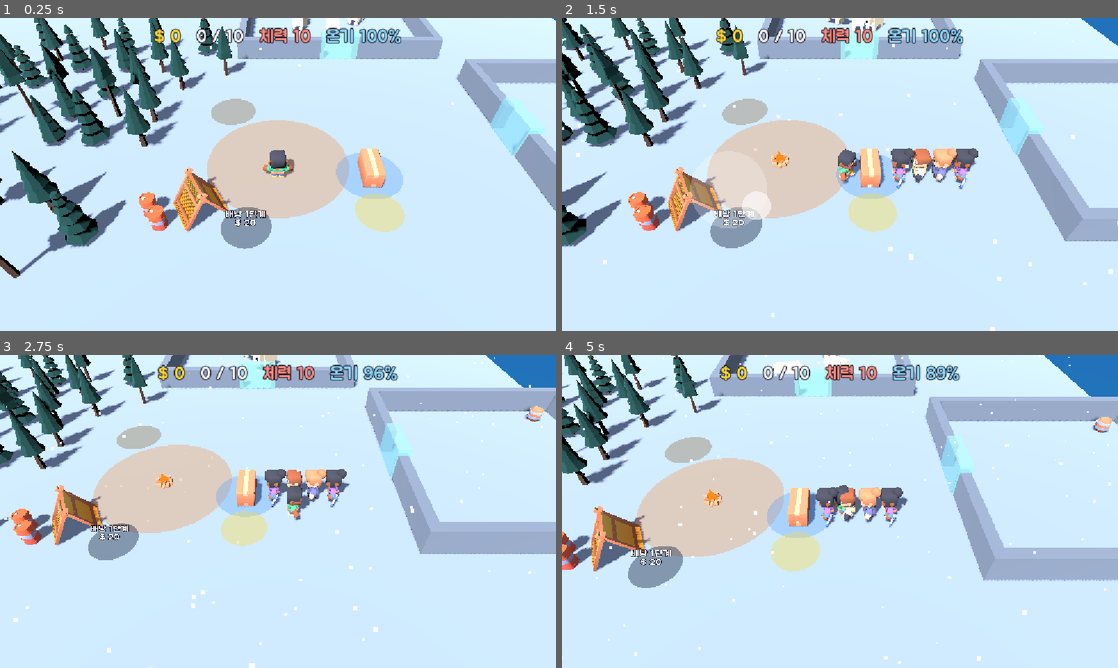
Above: before the commit, frames 1-4 (two rows, left to right).
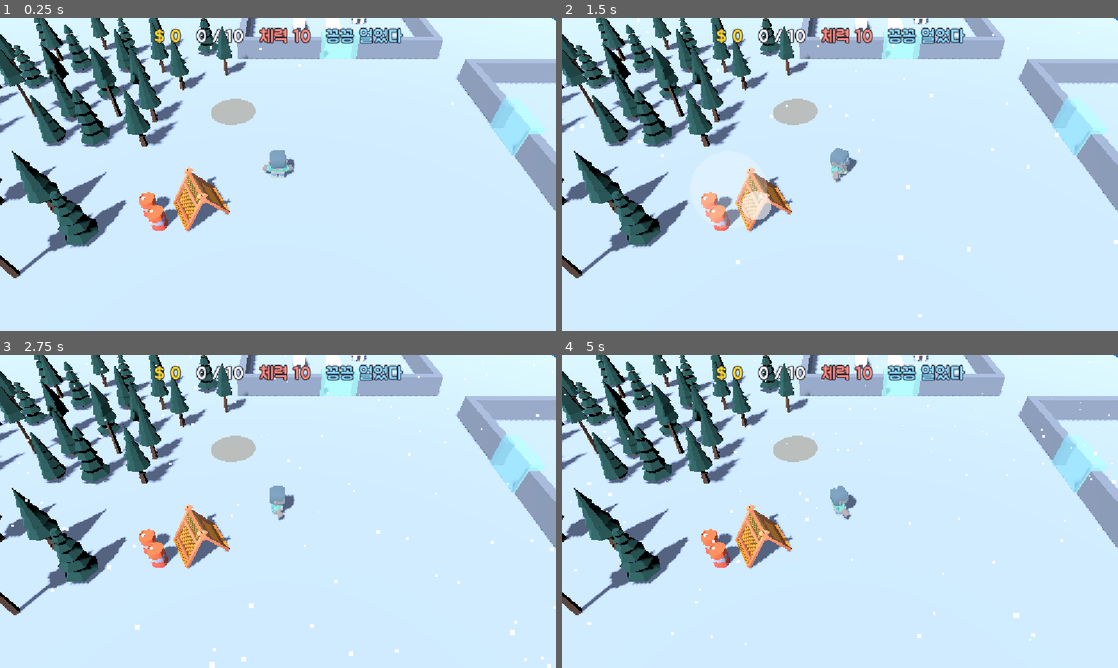
Above: after the commit, the same moments.

Repository: kimpro4214/FrostCamp
Game: Godot game, scene res://frost_camp/scenes/main.tscn
Two runs of this game, one before a commit and one after it. Both use one fixed random seed, a clock stepped at 60 frames per second and the inputs below.
Inputs (mouse positions are in pixels of both pictures, inside the frame that each line leads up to):
- Up to frame 1 (0.25 s): no input
- Up to frame 2 (1.5 s): move the mouse to (962, 158) at 0.52 s; hold D 0.53-1.25 s; click (962, 158) at 0.67 s; drag from (728, 190) to (812, 237) at 1.27 s
- Up to frame 3 (2.75 s): move the mouse to (333, 442) at 2.02 s; hold D from 2.03 s (still down)
- Up to frame 4 (5 s): release D at 2.75 s; drag from (812, 574) to (673, 464) at 2.77 s; move the mouse to (1006, 558) at 3.52 s; hold A 3.53-4.25 s; drag from (673, 464) to (756, 433) at 4.27 s

The runs differ from the first frame. In frame 1, 9.9% of the frame differs, in the area x 37-73%, y 0-74%; in frame 2, 36%; in frame 3, 37%; in frame 4, 38%, in the area x 0-100%, y 0-99%.
Error after the commit: Invalid access to property or key 'repair_pos' on a base object of type 'Dictionary'. (res://frost_camp/sim/frost_sim.gd:71)

Commit message:
feat: 프로스트 캠프 시설 체력과 돈 내고 수리 규칙 추가

Diff:
--- a/frost_camp/sim/frost_sim.gd
+++ b/frost_camp/sim/frost_sim.gd
@@ -10,6 +10,9 @@
 signal zone_purchased(id: String, level: int)
 signal worker_hired(index: int)
 signal cash_collected(stall_index: int, amount: int, agent: SimAgent)
+signal structure_hit(index: int, damage: int)
+signal structure_broken(index: int)
+signal structure_repaired(index: int)
 signal game_won
 
 var balance: Dictionary
@@ -28,6 +31,9 @@
 ## 벌목꾼이 쌓아 두고 운반꾼이 가져가는 원목 적치장
 var woodpile := 0
 var woodpile_pos: Vector2
+## 기지 시설들의 체력(판매대, 적치장). 판매대는 stall.structure로도 닿는다.
+var structures: Array[Structure] = []
+var woodpile_structure: Structure
 var worker_spawn: Vector2
 ## 쇄빙선이 정박한 곳(연출용)
 var ship_pos: Vector2
@@ -62,7 +68,9 @@
 	for s in layout.stalls:
 		var stall := Stall.new(s.item, _vec(s.pos), _vec(s.cash_pos), balance)
 		stall.unlock = s.get("unlock", "")
+		stall.structure = _add_structure("stall", stall.pos, _vec(s.repair_pos))
 		stalls.append(stall)
+	woodpile_structure = _add_structure("woodpile", woodpile_pos, _vec(layout.woodpile_repair))
 	for id in layout.zones:
 		zones.append(PurchaseZone.new(id, _vec(layout.zones[id]), balance.zones[id]))
 	for id in layout.heat:
@@ -105,6 +113,22 @@
 	return stall.unlock == "" or unlocked.has(stall.unlock)
 
 
+## 열려 있고 부서지지 않았으면 손님에게 팔고 물건을 받는다.
+func is_stall_working(stall: Stall) -> bool:
+	return is_stall_open(stall) and not stall.structure.is_broken()
+
+
+## 시설 하나에 피해를 준다. 부서지면 structure_broken이 나온다.
+func damage_structure(index: int, damage: int) -> void:
+	var structure := structures[index]
+	if structure.is_broken():
+		return
+	var broke := structure.take_hit(damage)
+	structure_hit.emit(index, damage)
+	if broke:
+		structure_broken.emit(index)
+
+
 ## 선행 조건을 모두 샀고 아직 최대 레벨이 아니면 살 수 있다.
 func is_zone_available(zone: PurchaseZone) -> bool:
 	if zone.is_maxed():
@@ -129,7 +153,7 @@
 	for tree in trees:
 		tree.tick(delta)
 	for stall in stalls:
-		if is_stall_open(stall):
+		if is_stall_working(stall):
 			stall.tick(delta)
 	_tick_unload(player, delta)
 	_tick_pile_take(player, delta)
@@ -157,7 +181,7 @@
 func _tick_unload(agent: SimAgent, delta: float) -> void:
 	var radius := float(balance.interact.stall_radius)
 	for stall in stalls:
-		if is_stall_open(stall) and agent.pos.distance_to(stall.pos) <= radius and agent.stack.items.has(stall.item):
+		if is_stall_working(stall) and agent.pos.distance_to(stall.pos) <= radius and agent.stack.items.has(stall.item):
 			agent.unload_timer += delta
 			if agent.unload_timer >= float(balance.stall.unload_interval):
 				agent.unload_timer = 0.0
@@ -186,7 +210,7 @@
 
 ## 적치장 근처에서 원목을 하나씩 내려놓는다(벌목꾼).
 func _tick_pile_drop(agent: SimAgent, delta: float) -> void:
-	if agent.pos.distance_to(woodpile_pos) > float(balance.interact.pile_radius) or not agent.stack.items.has("log"):
+	if woodpile_structure.is_broken() or agent.pos.distance_to(woodpile_pos) > float(balance.interact.pile_radius) or not agent.stack.items.has("log"):
 		agent.unload_timer = 0.0
 		return
 	agent.unload_timer += delta
@@ -198,7 +222,7 @@
 
 ## 적치장 근처에서 원목을 하나씩 집어 든다(운반꾼, 플레이어).
 func _tick_pile_take(agent: SimAgent, delta: float) -> void:
-	if agent.pos.distance_to(woodpile_pos) > float(balance.interact.pile_radius) or woodpile == 0 or agent.stack.free_space() == 0:
+	if woodpile_structure.is_broken() or agent.pos.distance_to(woodpile_pos) > float(balance.interact.pile_radius) or woodpile == 0 or agent.stack.free_space() == 0:
 		agent.pickup_timer = 0.0
 		return
 	agent.pickup_timer += delta
@@ -271,25 +295,36 @@
 			cash_collected.emit(i, amount, agent)
 
 
-## 존 위에 pay_delay만큼 서 있어야 돈이 들어가기 시작한다. 지나가다 밟으면 쓰지 않는다.
+## 구매 존과 부서진 시설의 수리 존에 돈을 넣는다.
 func _tick_purchase(agent: SimAgent, delta: float) -> void:
+	for zone in zones:
+		if is_zone_available(zone) and _pay_into(agent, zone, delta):
+			if zone.try_complete():
+				_apply_effect(zone.effect)
+				zone_purchased.emit(zone.id, zone.level)
+			return
+	for i in structures.size():
+		var structure := structures[i]
+		if structure.is_broken() and _pay_into(agent, structure.repair, delta):
+			if structure.try_finish_repair():
+				structure_repaired.emit(i)
+			return
+	agent.zone_wait_id = ""
+
+
+## 존 위에 서 있으면 true. pay_delay만큼 서 있어야 돈이 들어가기 시작한다(지나가다 밟으면 쓰지 않는다).
+func _pay_into(agent: SimAgent, zone: PurchaseZone, delta: float) -> bool:
 	var config: Dictionary = balance.purchase
-	for zone in zones:
-		if not is_zone_available(zone) or agent.pos.distance_to(zone.pos) > float(config.zone_radius):
-			continue
-		if agent.zone_wait_id != zone.id:
-			agent.zone_wait_id = zone.id
-			agent.zone_wait = 0.0
-		agent.zone_wait += delta
-		if agent.zone_wait < float(config.pay_delay):
-			return
+	if agent.pos.distance_to(zone.pos) > float(config.zone_radius):
+		return false
+	if agent.zone_wait_id != zone.id:
+		agent.zone_wait_id = zone.id
+		agent.zone_wait = 0.0
+	agent.zone_wait += delta
+	if agent.zone_wait >= float(config.pay_delay):
 		var rate := maxf(zone.cost() / float(config.fill_time), float(config.min_rate))
 		money -= zone.pay(money, rate, delta)
-		if zone.try_complete():
-			_apply_effect(zone.effect)
-			zone_purchased.emit(zone.id, zone.level)
-		return
-	agent.zone_wait_id = ""
+	return true
 
 
 func _apply_effect(effect: Dictionary) -> void:
@@ -308,6 +343,13 @@
 			player.stack.capacity += int(effect.add)
 		"move_speed", "axe_damage", "harpoon_damage", "cold_drain":
 			stats[effect.stat] += effect.add
+
+
+func _add_structure(kind: String, pos: Vector2, repair_pos: Vector2) -> Structure:
+	var structure := Structure.new(kind, pos, repair_pos, balance.structures[kind])
+	structure.repair.id = "repair_%d" % structures.size()
+	structures.append(structure)
+	return structure
 
 
 ## 쇄빙선 부품을 모두 사면 엔딩.
--- a/frost_camp/sim/stall.gd
+++ b/frost_camp/sim/stall.gd
@@ -18,6 +18,8 @@
 ## 줄 선 손님 수
 var queue := 0
 var served := 0
+## 이 판매대의 체력. 부서지면 팔지도 받지도 않는다(sim이 판단).
+var structure: Structure
 
 var _spawn_timer := 0.0
 var _sell_timer := 0.0
--- /dev/null
+++ b/frost_camp/sim/structure.gd
@@ -0,0 +1,44 @@
+class_name Structure
+extends RefCounted
+## 기지 시설 하나의 체력. 체력이 0이 되면 부서져 작동을 멈추고,
+## 앞에 생기는 수리 존에 돈을 다 넣으면 체력이 가득 찬 채로 다시 작동한다.
+
+var kind: String
+var pos: Vector2
+var max_hp: int
+var hp: int
+## 수리 존. 부서져 있을 때만 쓴다. 넣은 돈은 존을 떠나도 남는다.
+var repair: PurchaseZone
+
+
+func _init(structure_kind: String, structure_pos: Vector2, repair_pos: Vector2, config: Dictionary) -> void:
+	kind = structure_kind
+	pos = structure_pos
+	max_hp = int(config.hp)
+	hp = max_hp
+	repair = PurchaseZone.new("repair_" + kind, repair_pos, {"costs": [int(config.repair_cost)]})
+	repair.level = 1  # 멀쩡할 때는 다 고친 상태로 둔다.
+
+
+func is_broken() -> bool:
+	return hp <= 0
+
+
+## damage만큼 깎는다. 이번에 부서졌으면 true. 이미 부서져 있으면 아무 일도 없다.
+func take_hit(damage: int) -> bool:
+	if is_broken():
+		return false
+	hp = maxi(hp - damage, 0)
+	if hp > 0:
+		return false
+	repair.level = 0
+	repair.paid = 0
+	return true
+
+
+## 수리 존이 다 찼으면 체력을 채우고 true.
+func try_finish_repair() -> bool:
+	if not is_broken() or not repair.try_complete():
+		return false
+	hp = max_hp
+	return true
Not shown, added: frost_camp/sim/structure.gd.uid
